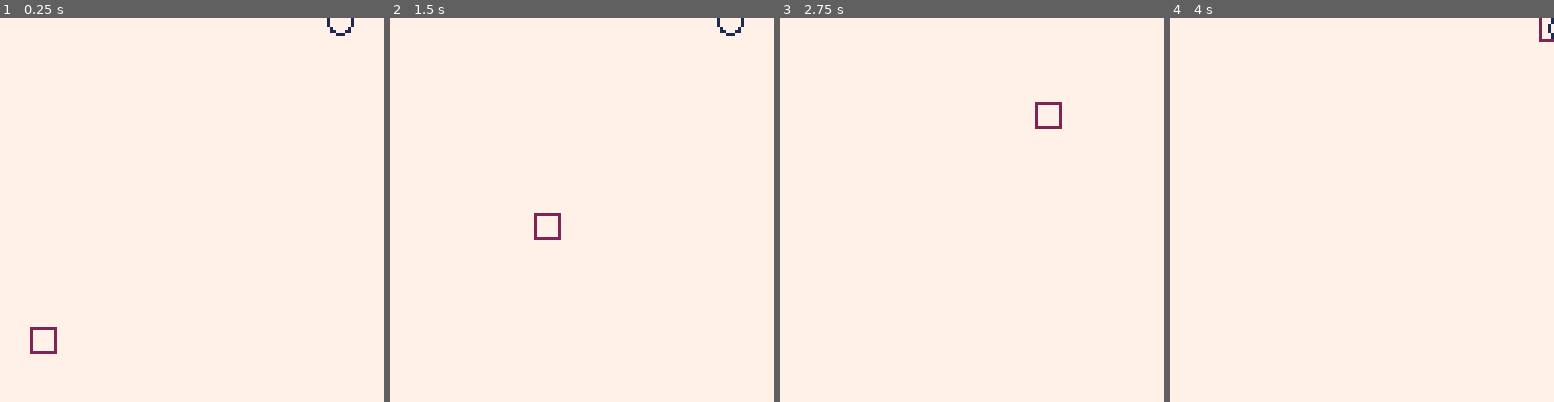
Above: before the commit, frames 1-4 (left to right).
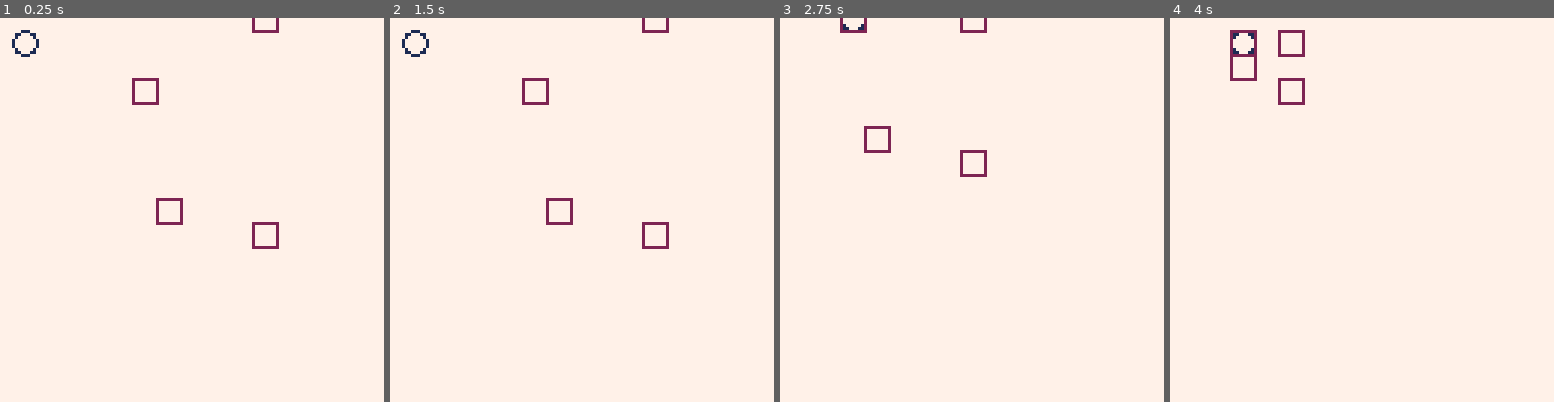
Above: after the commit, the same moments.

Repository: metageek/time-twister
Game: PICO-8 cartridge pico-8/tt.p8
The game is run twice, just before and just after one commit, with the same random seed, the same clock (stepped at 60 frames per second) and the same inputs.
Inputs:
- Up to frame 1 (0.25 s): no input
- Up to frame 2 (1.5 s): no input
- Up to frame 3 (2.75 s): hold Right 1.6-2.1 s; hold Up 2.15-2.42 s; hold Right from 2.47 s (still down)
- Up to frame 4 (4 s): release Right at 3.03 s; hold Left 3.08-3.58 s; hold Down 3.63-3.97 s

The runs differ from the first frame. In frame 1, 1.1% of the frame differs, in the area x 3-93%, y 0-88%; in frame 2, 1.1%; in frame 3, 0.8%; in frame 4, 0.9%.

Commit message:
Quantized positions

Diff:
--- a/pico-8/tt.lua
+++ b/pico-8/tt.lua
@@ -4,30 +4,33 @@
    p.y = rndCoord()
 
    p.dx = function ()
-      if btn(1)
+      if btnp(1)
       then
-         return 1
-      elseif btn(0)
+         return 8
+      elseif btnp(0)
       then
-         return -1
+         return -8
       else
          return 0
       end
    end
    p.dy = function ()
-      if btn(3)
+      if btnp(3)
       then
-         return 1
-      elseif btn(2)
+         return 8
+      elseif btnp(2)
       then
-         return -1
+         return -8
       else
          return 0
       end
    end
    p.update = function()
-      p.x += p.dx()
-      p.y += p.dy()
+      local dx = p.dx()
+      local dy = p.dy()
+      p.x += dx
+      p.y += dy
+      return dx ~= 0 or dy ~= 0
    end
 
    p.draw = function()
@@ -38,7 +41,7 @@
 end
 
 function rndCoord()
-   return flr(rnd(128))
+   return flr(rnd(16)) * 8
 end
 
 function mkRobot()
@@ -48,18 +51,18 @@
 
    r.dx = function()
       if player.x < r.x
-      then return -1
+      then return -8
       elseif player.x > r.x
-      then return 1
+      then return 8
       else return 0
       end
    end
 
    r.dy = function()
       if player.y < r.y
-      then return -1
+      then return -8
       elseif player.y > r.y
-      then return 1
+      then return 8
       else return 0
       end
    end
@@ -75,3 +78,28 @@
 
    return r
 end
+
+function mkSwarm(n)
+   local swarm = { robots={} }
+
+   for i=0,n
+   do
+      swarm.robots[i] = mkRobot()
+   end
+
+   swarm.update = function()
+      for i=0,n
+      do
+         swarm.robots[i].update()
+      end
+   end
+
+   swarm.draw = function()
+      for i=0,n
+      do
+         swarm.robots[i].draw()
+      end
+   end
+
+   return swarm
+end
--- a/pico-8/tt.p8
+++ b/pico-8/tt.p8
@@ -4,16 +4,17 @@
 #include tt.lua
 function _init()
   player = mkPlayer()
-  r1 = mkRobot()
+  swarm = mkSwarm(3)
 end
 function _update()
-  player.update()
-  r1.update()
+  if player.update()
+  then swarm.update()
+  end
 end
 function _draw()
   cls(7)
   player.draw()
-  r1.draw()
+  swarm.draw()
 end
 __gfx__
 00000000000000000000000000000000000000000000000000000000000000000000000000000000000000000000000000000000000000000000000000000000
